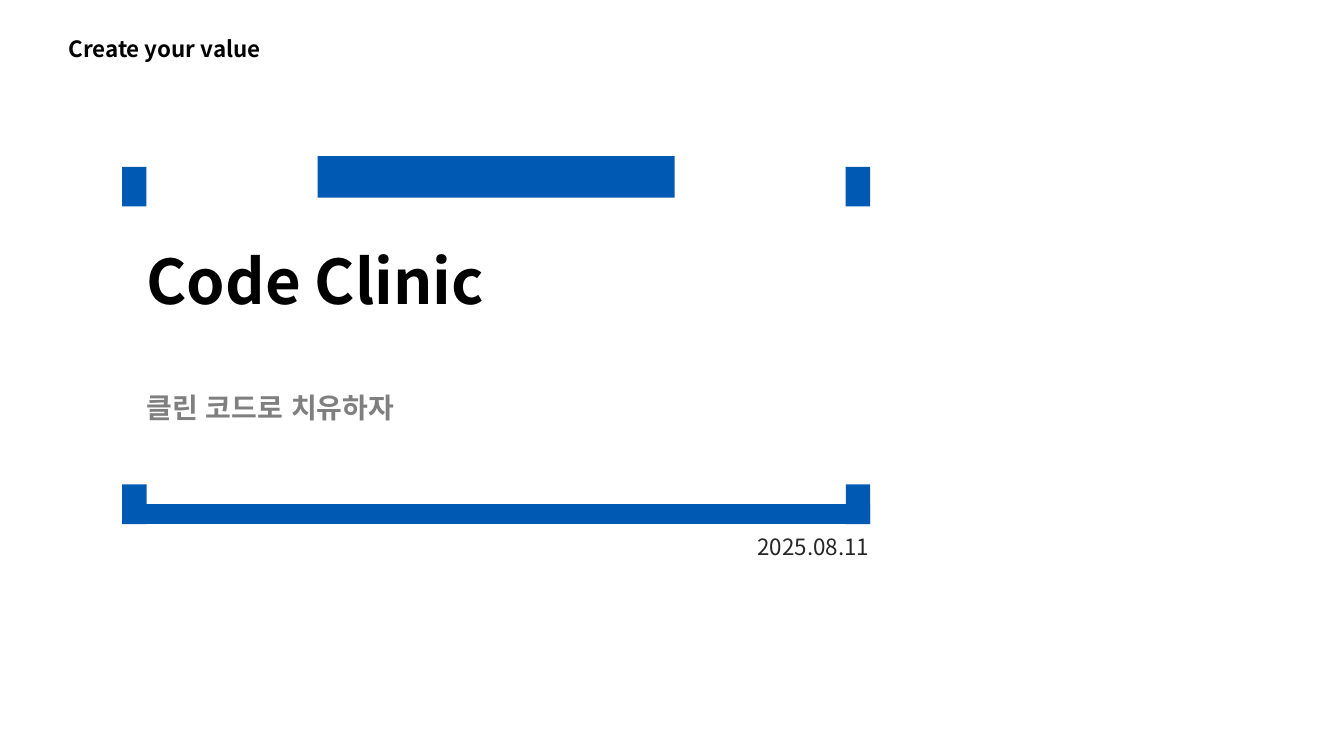
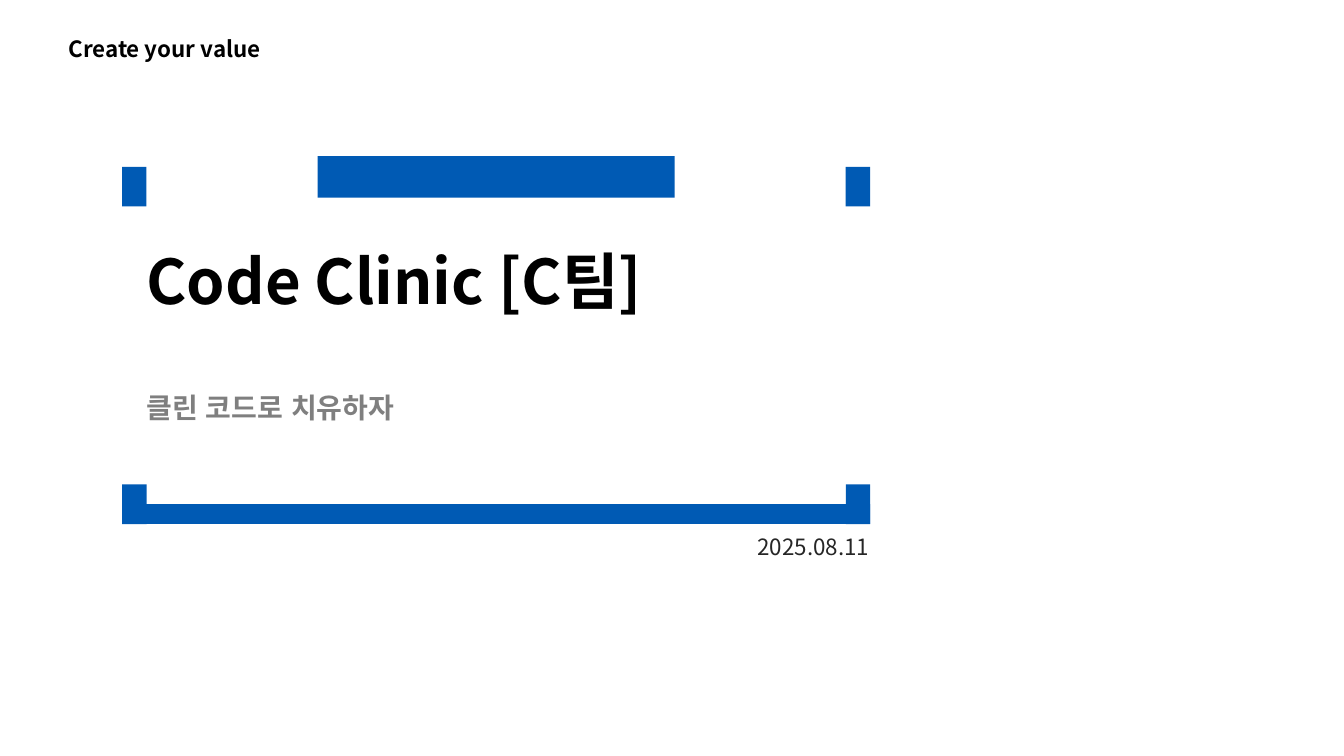
Before and after one commit to YuhyeokJo/CodeClinic-SSD-Project, a slide deck: slide 1 of Code Clinic.pptx. Drawn at 1344x756 pixels with LibreOffice and Linux fonts; fonts in the diff are those of the drawing. Boxes give left, top, right and bottom in pixels: in the first picture for what was removed or moved away, otherwise in the second. Text is boxed around its words. In the diff, an @@ line names an element or a change of style, - is before the commit and + after.

```diff
--- a/Code Clinic.pptx
+++ b/Code Clinic.pptx
@@ text at (147, 252, 642, 315): text changed @@
-Code Clinic
+Code Clinic [C팀]
```
